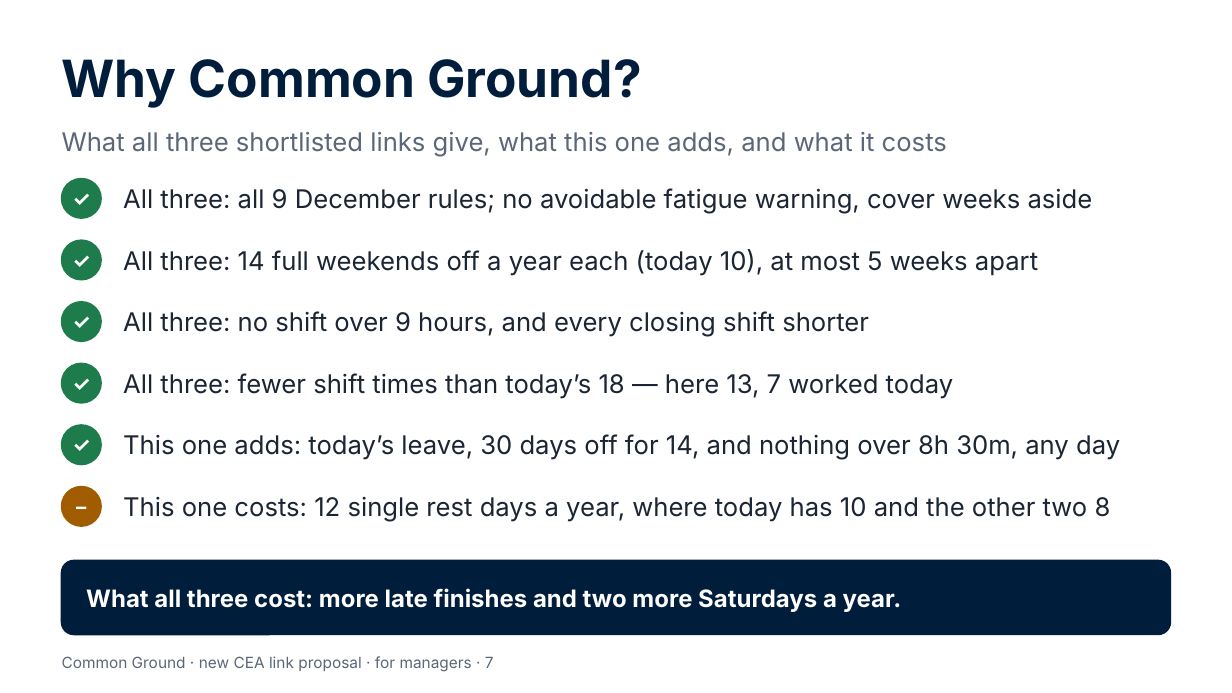
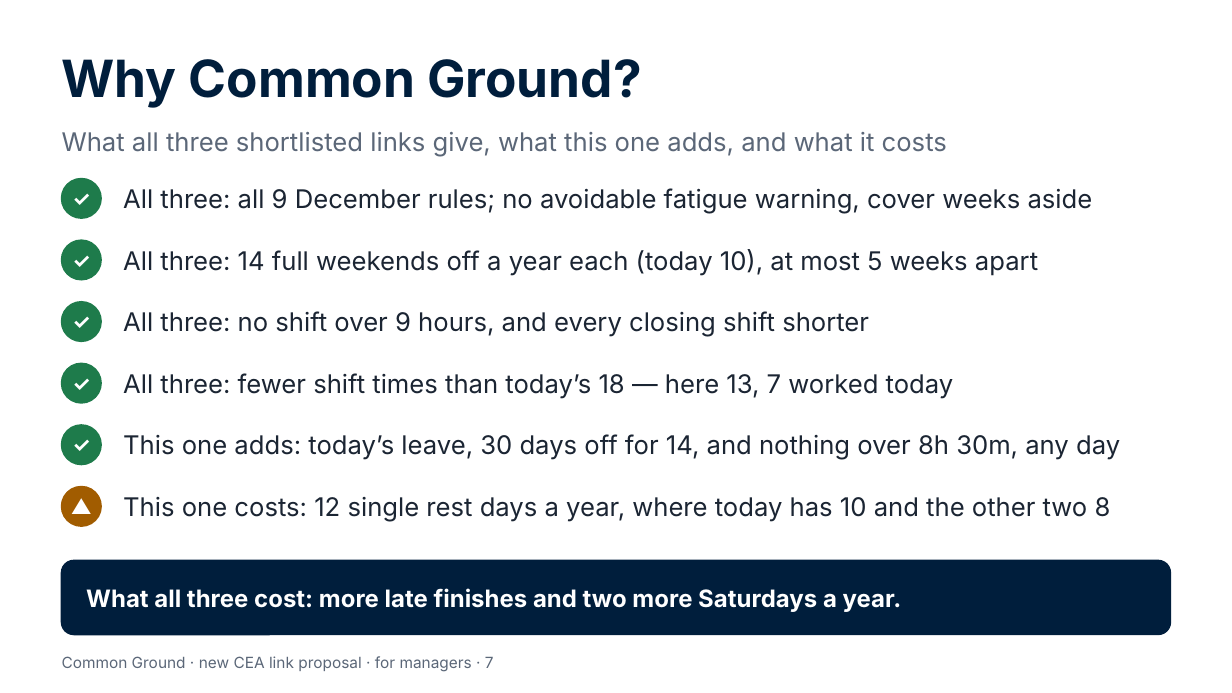
Before and after one commit to Garethdavidmiller/roster-app, a slide deck: slide 7 of docs/links-26/presentations/Common-Ground-for-managers.pptx. Drawn at 1232x693 pixels with LibreOffice and Linux fonts; fonts in the diff are those of the drawing. Boxes give left, top, right and bottom in pixels: in the first picture for what was removed or moved away, otherwise in the second. Text is boxed around its words. In the diff, an @@ line names an element or a change of style, - is before the commit and + after.

```diff
--- a/docs/links-26/presentations/Common-Ground-for-managers.pptx
+++ b/docs/links-26/presentations/Common-Ground-for-managers.pptx
@@ text at [62,487,101,526]: text changed @@
-–
+▲
```
Also in this commit, not shown: 4 other slides changed, 6 other files.
